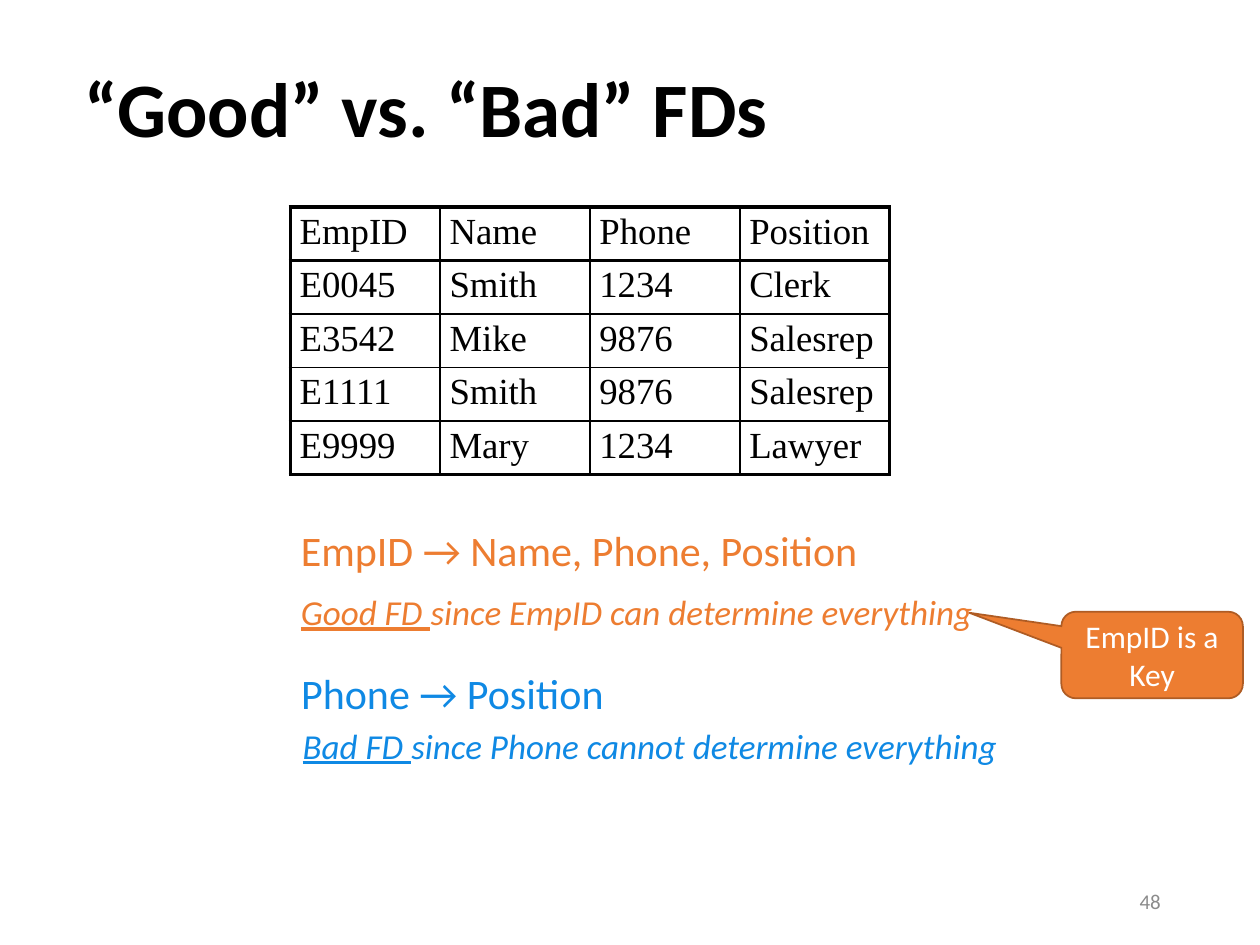
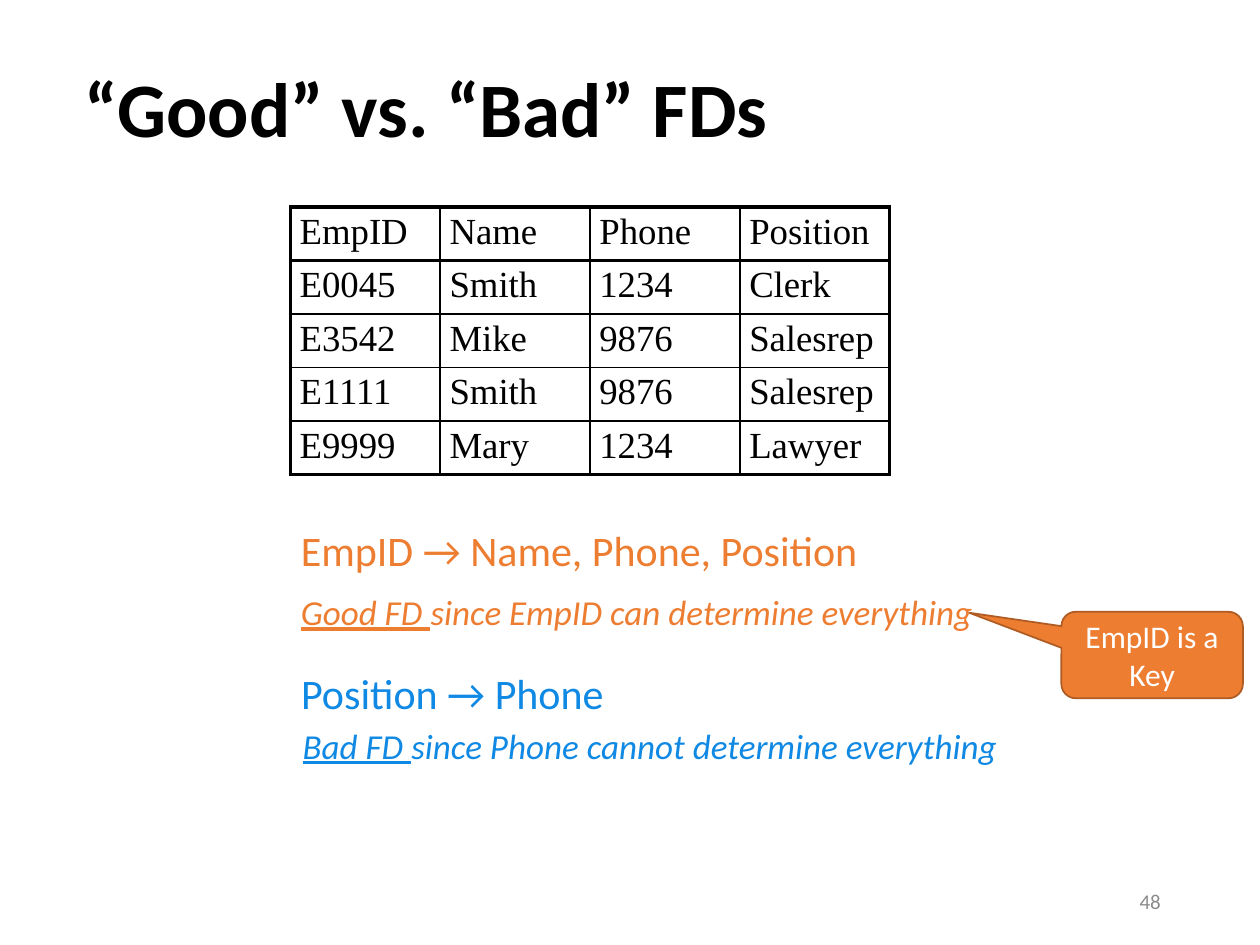
Before and after one commit to sfu-db/cmpt354, a slide deck: slide 48 of Lectures/lec9-design-theory.pptx. Drawn at 1260x945 pixels with LibreOffice and Linux fonts; fonts in the diff are those of the drawing. Boxes give left, top, right and bottom in pixels: in the first picture for what was removed or moved away, otherwise in the second. Text is boxed around its words. In the diff, an @@ line names an element or a change of style, - is before the commit and + after.

Commit message:
Add Lecture 10

```diff
--- a/Lectures/lec9-design-theory.pptx
+++ b/Lectures/lec9-design-theory.pptx
@@ text at (301, 679, 604, 710): text changed @@
-Phone → Position
+Position → Phone
```
Also in this commit, not shown: 1 slide removed, 3 other files.
